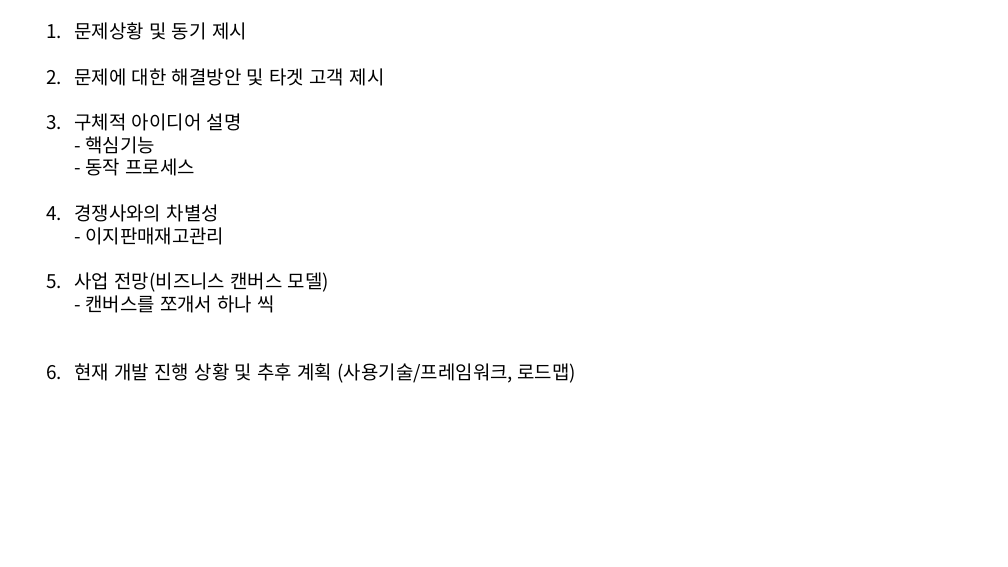
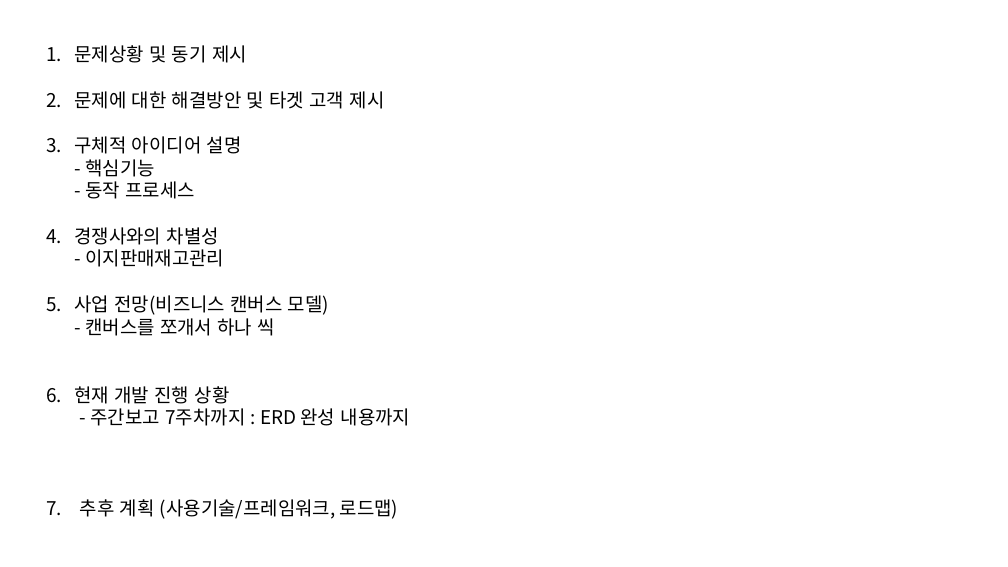
Before and after one commit to DEU-High-Five/4-1_Capstone_Document, a slide deck: slide 1 of 중간발표/중간발표(초안계획).pptx. Drawn at 1008x567 pixels with LibreOffice and Linux fonts; fonts in the diff are those of the drawing. Boxes give left, top, right and bottom in pixels: in the first picture for what was removed or moved away, otherwise in the second. Text is boxed around its words. In the diff, an @@ line names an element or a change of style, - is before the commit and + after.

```diff
--- a/중간발표/중간발표(초안계획).pptx
+++ b/중간발표/중간발표(초안계획).pptx
@@ text "문제상황 및 동기 제시": place and size @@
-text "문제상황 및 동기 제시" at [74,22,576,383]
+text "문제상황 및 동기 제시" at [74,45,411,519]
@@ text at [74,386,411,519]: text changed @@
-6. 현재 개발 진행 상황 및 추후 계획 (사용기술/프레임워크, 로드맵)
+6. 현재 개발 진행 상황
+   - 주간보고 7주차까지 : ERD 완성 내용까지
+7. 추후 계획 (사용기술/프레임워크, 로드맵)
```
Also in this commit, not shown: 3 other slides changed, 8 slides added, 1 slide removed, 1 other file.
